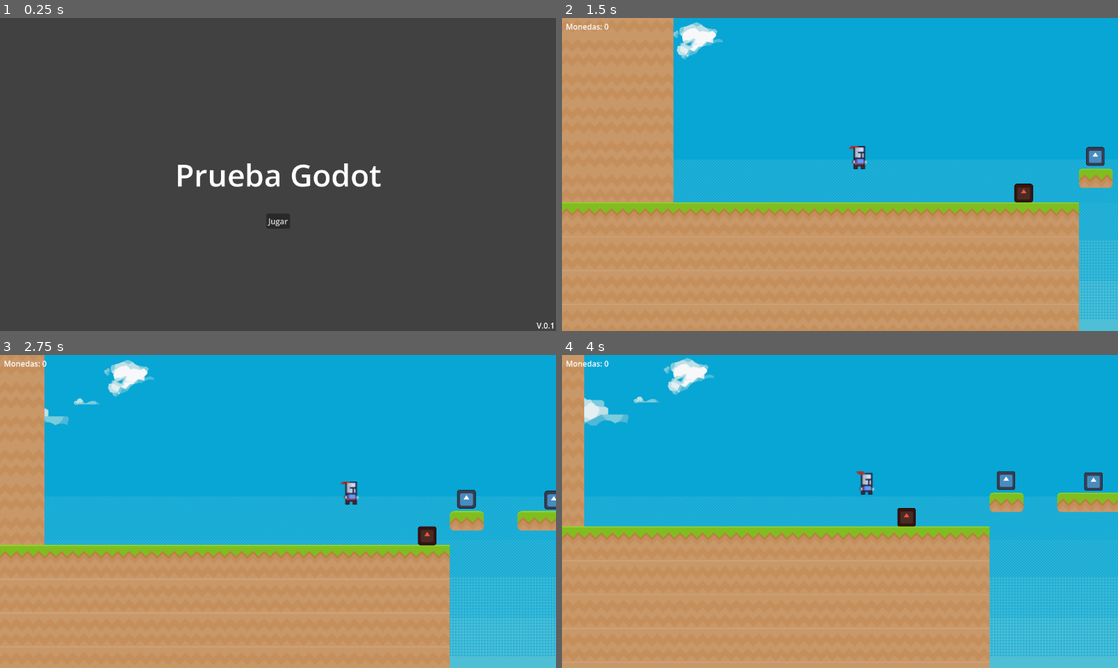
Above: before the commit, frames 1-4 (two rows, left to right).
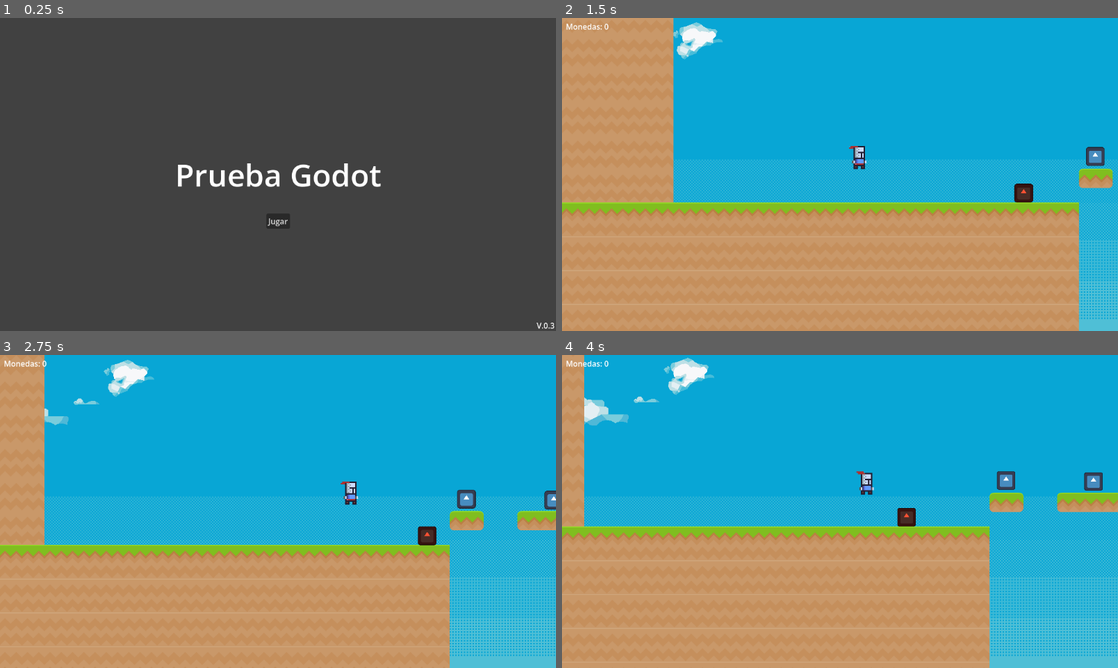
Above: after the commit, the same moments.

Repository: ntGeo/Godot_1
Game: Godot game, scene res://menú.tscn
Same seed, same stepped clock (60 frames per second), same inputs: the game is played once before the commit and once after it. The engine's default icon, where the game draws it, is replaced by a stand-in: a white triangle on a blue panel in a dark square.
Inputs:
- Up to frame 1 (0.25 s): no input
- Up to frame 2 (1.5 s): click "Jugar" at 0.5 s; tap Enter (ui_accept) at 1.25 s; hold Right (ui_right) from 1.28 s (still down)
- Up to frame 3 (2.75 s): keep holding Right (ui_right); tap Enter (ui_accept) at 1.52, 2.27 s
- Up to frame 4 (4 s): release Right (ui_right) at 2.78 s; hold Left (ui_left) 2.78-3.53 s; hold Right (ui_right) from 3.53 s (still down); tap Enter (ui_accept) at 3.77 s

The runs differ from the first frame. In frame 1, less than 0.1% of the frame differs, in the area x 99-100%, y 97-100%; in frame 2, 0.2%; in frame 3, 0.4%; in frame 4, 0.4%, in the area x 4-99%, y 0-95%.

Commit message:
Mejora grafica v1.0.3

Diff:
--- a/jugador.tscn
+++ b/jugador.tscn
@@ -23,6 +23,11 @@
 "loop": 1,
 "name": &"idle",
 "speed": 5.0
+}, {
+"frames": [],
+"loop": 1,
+"name": &"test",
+"speed": 5.0
 }]
 
 [sub_resource type="CapsuleShape2D" id="CapsuleShape2D_shl25"]
--- a/menú.tscn
+++ b/menú.tscn
@@ -63,4 +63,4 @@
 offset_top = -23.0
 grow_horizontal = 0
 grow_vertical = 0
-text = "V.0.1"
+text = "V.0.3"
--- a/project.godot
+++ b/project.godot
@@ -26,6 +26,7 @@
 
 [rendering]
 
+textures/canvas_textures/default_texture_filter=0
 rendering_device/driver.windows="d3d12"
 renderer/rendering_method="gl_compatibility"
 renderer/rendering_method.mobile="gl_compatibility"
Not shown, changed: docs/index.html
Not shown, changed: docs/index.pck
